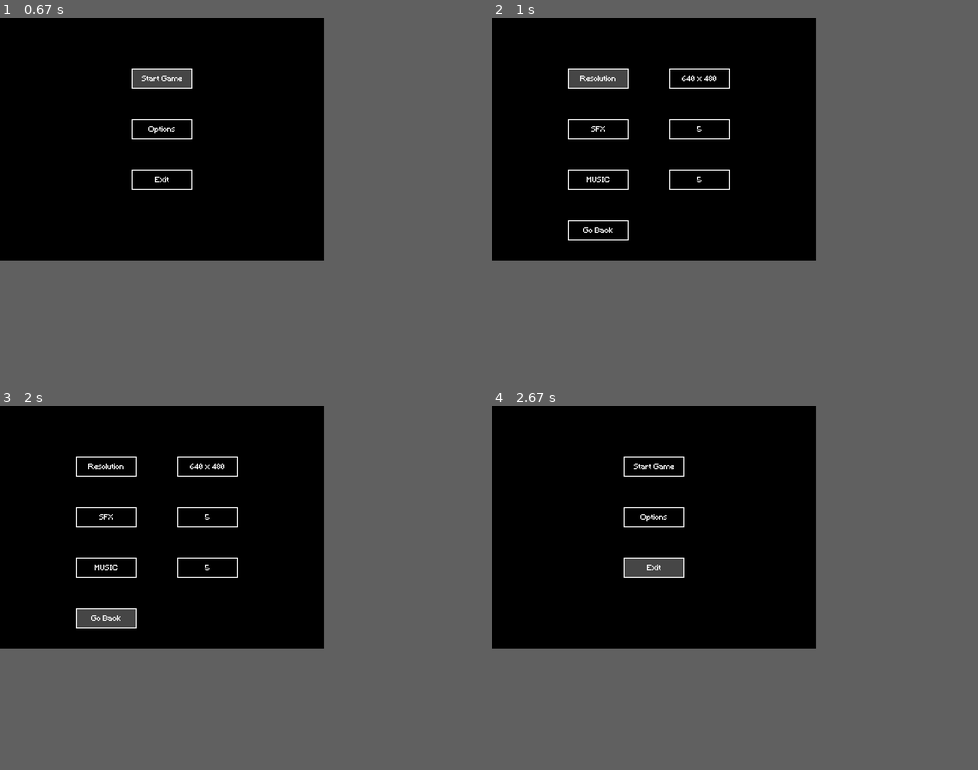
Above: before the commit, frames 1-4 (two rows, left to right).
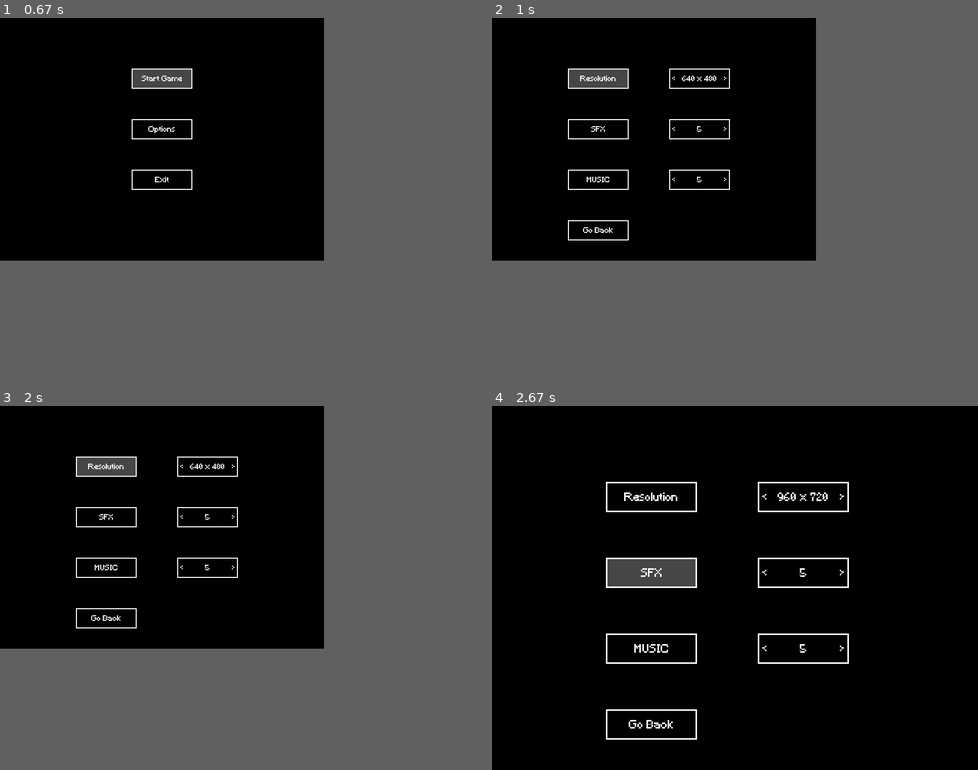
Above: after the commit, the same moments.

Repository: davghf/snake
Game: pygame game, started from main.py
Same seed, same stepped clock (60 frames per second), same inputs: the game is played once before the commit and once after it.
Inputs:
- Up to frame 1 (0.67 s): hold Down from 0.33 s (still down)
- Up to frame 2 (1 s): release Down at 0.8 s; tap Space at 0.83 s
- Up to frame 3 (2 s): hold Up 1.17-1.53 s; tap Space at 1.23, 1.63, 1.93 s; hold Right from 1.57 s (still down)
- Up to frame 4 (2.67 s): release Right at 2.2 s; hold Down 2.23-2.6 s; tap Space at 2.3 s
In our replay, in frame 4 the window is 640x480 before the commit and 960x720 after it. These sizes can differ from the game's own. Grey fills any space a smaller window leaves; there, only what the larger window draws over its background counts as a difference.

Frame 1 is identical in both runs. In frame 2, less than 0.1% of the frame differs, in the area x 37-49%, y 16-45%; in frame 3, 1.1%; in frame 4, 2.9%, in the area x 23-74%, y 13-92%.

Commit message:
Add font files and update selector and options menu for navigation

Diff:
--- a/src/pygame/components/selector.py
+++ b/src/pygame/components/selector.py
@@ -72,3 +72,9 @@
             printed_text = font.render(self.__texts[self.__cur_value], False, (255, 255, 255))
 
         self.surface.blit(printed_text, ((width - printed_text.width) / 2, (height - printed_text.height) / 2 + 2))
+
+        left_arrow_text = font.render("<", False, (255, 255, 255))
+        right_arrow_text = font.render(">", False, (255, 255, 255))
+
+        self.surface.blit(left_arrow_text, (6, (height - printed_text.height) / 2 + 2))
+        self.surface.blit(right_arrow_text, (width - right_arrow_text.width - 6, (height - printed_text.height) / 2 + 2))
--- a/src/pygame/scenes/options_menu.py
+++ b/src/pygame/scenes/options_menu.py
@@ -43,10 +43,11 @@
             elif event.type == pygame.KEYUP:
                 if event.key == pygame.K_SPACE or event.key == pygame.K_KP_ENTER:
                     match self.selected_button:
-                        case SelectedButton.RESOLUTION:
+                        case SelectedButton.EXIT:
+                            self.selected_button = SelectedButton.RESOLUTION
+                            return Action.GO_TO_MAIN_MENU
+                        case _:
                             pass
-                        case SelectedButton.EXIT:
-                            return Action.GO_TO_MAIN_MENU
                 else:
                     up_released = event.key == pygame.K_UP
                     down_released = event.key == pygame.K_DOWN
Binary file added: res/fonts/VCR_OSD_MONO_1.001.ttf
Binary file added: res/fonts/determination.ttf
